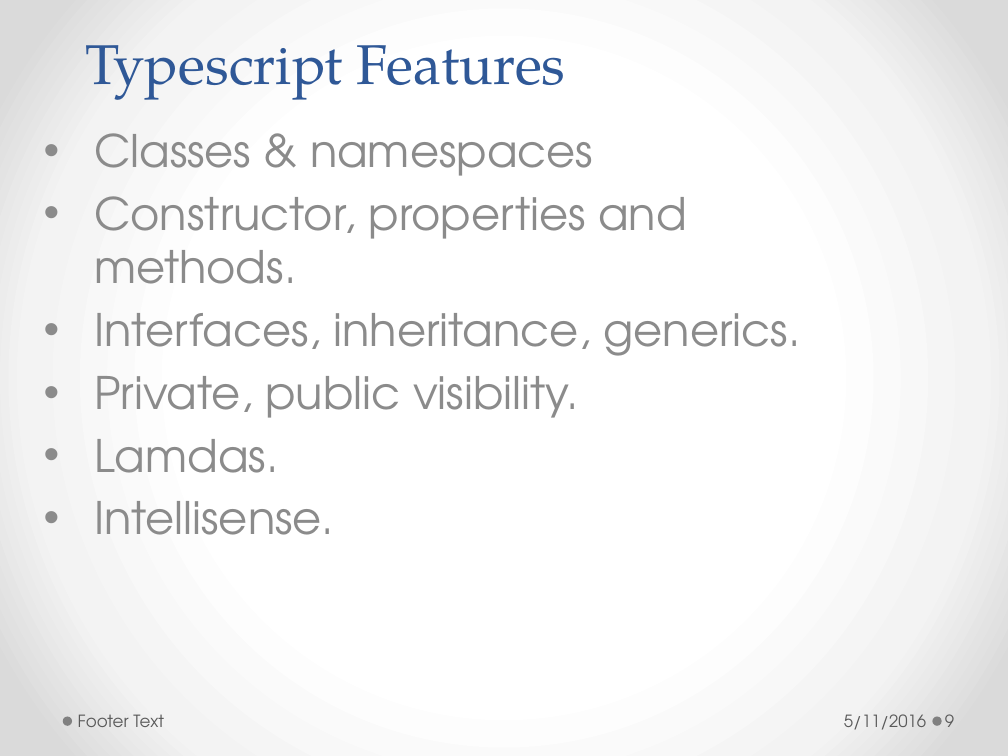
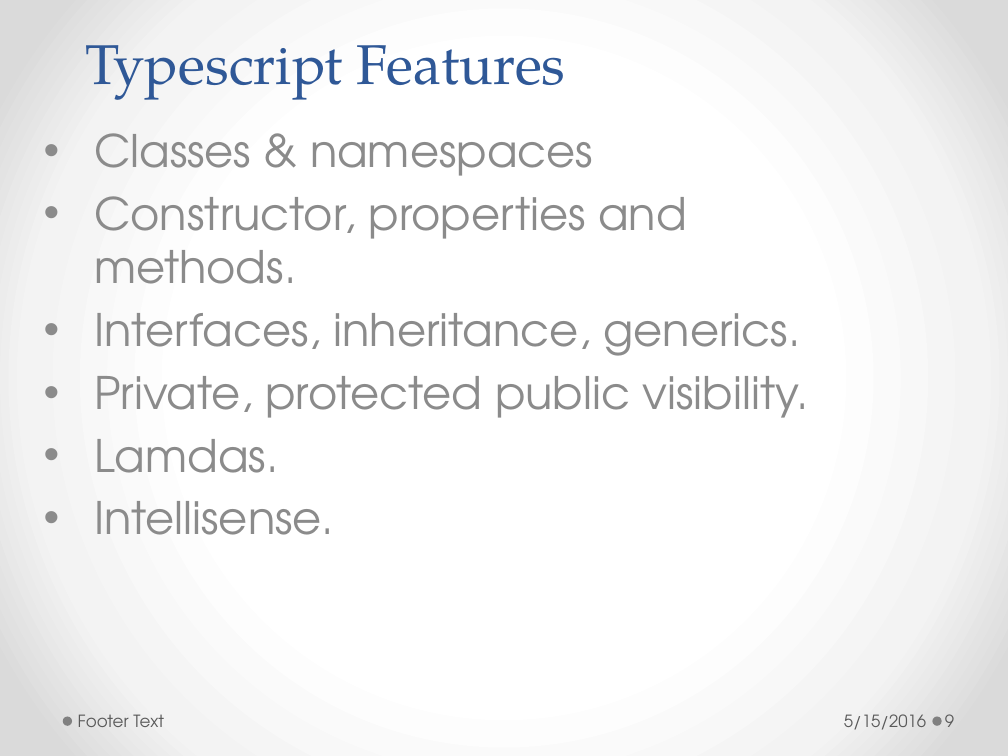
Before and after one commit to h-t-tran/brown, a slide deck: slide 9 of typescript/typescript brownbag.pptx. Drawn at 1008x756 pixels with LibreOffice and Linux fonts; fonts in the diff are those of the drawing. Boxes give left, top, right and bottom in pixels: in the first picture for what was removed or moved away, otherwise in the second. Text is boxed around its words. In the diff, an @@ line names an element or a change of style, - is before the commit and + after.

```diff
--- a/typescript/typescript brownbag.pptx
+++ b/typescript/typescript brownbag.pptx
@@ text at (94,376,809,418): text changed @@
-• Private, public visibility.
+• Private, protected public visibility.
@@ text at (844,714,926,730): text changed @@
-5/11/2016
+5/15/2016
```
Also in this commit, not shown: 12 other slides changed, 2 slides added, 28 other files.
